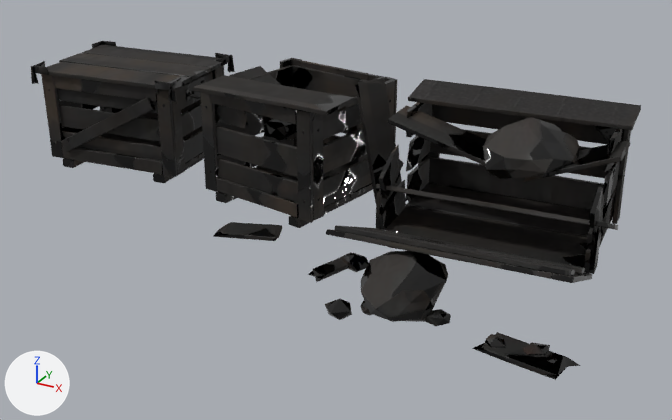
The glTF model render-output/b4-props/b4p_crate_set/b4p_crate_set.glb, before and after one commit.
Rendered twice from a 50 mm lens placed at (2.11, -3.31, 1.8), pointed at (0.26, 0.04, 0.12). The lights are fixed; the arrows at lower left show +X, +Y and +Z. The picture after the commit comes second. Vertices at exactly the same position are counted once.

Objects in the first picture: 'b4p_crate_set'.
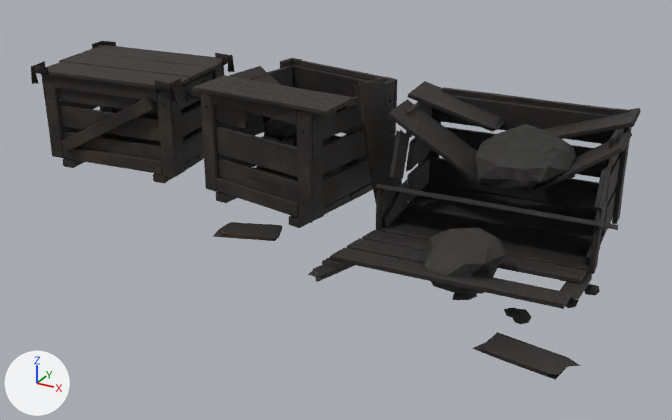
The newer file is also turned or shifted as a whole; pictures and numbers use the older file's frame.

Edits to the bpy script that builds the scene:
```text
Change me_b4p_crate_set:
    remove me_b4p_crate_set.from_pydata(...)  # 4789 vertices, 8890 faces; spans x -1.54..1.54, y -0.71..0.71, z 0.0..0.66
    add me_b4p_crate_set.from_pydata(...)  # 4293 vertices, 7974 faces; spans x -1.54..1.54, y -0.69..0.71, z 0.01..0.66
    me_b4p_crate_set part 1: the loose piece of 32 vertices spanning x 0.51..1.41, y -0.17..0.01, z 0.11..0.18 is scaled about its middle by (1, 1.06, 0.483), then moved by (0.0, -0.01, -0.02)
    me_b4p_crate_set part 2: the loose piece of 25 vertices spanning x 0.52..1.04, y -0.32..-0.16, z 0.17..0.24 is scaled about its middle by (1, 1.07, 0.479), then moved by (0.0, -0.03, -0.06)
    me_b4p_crate_set part 3: the loose piece of 32 vertices spanning x 0.53..1.43, y -0.47..-0.28, z 0.24..0.31 is scaled about its middle by (1, 1.07, 0.484), then moved by (0.0, -0.04, -0.09)
    me_b4p_crate_set part 4: the loose piece of 25 vertices spanning x 0.49..0.52, y -0.02..0.27, z 0.05..0.24 is multiplied about its middle by the matrix ((1.0, 0.0, 0.006), (0.0, 0.996, -0.084), (-0.006, 0.084, 0.996)), then moved by (0.0, 0.03, -0.02)
    me_b4p_crate_set part 5: the loose piece of 25 vertices spanning x 0.49..0.53, y -0.03..0.23, z 0.23..0.44 is multiplied about its middle by the matrix ((0.999, 0.017, 0.046), (0.017, 0.75, -0.661), (-0.046, 0.661, 0.749)), then moved by (-0.01, 0.1, 0.05)
    me_b4p_crate_set part 6: the loose piece of 25 vertices spanning x 1.37..1.4, y 0.03..0.27, z 0.23..0.41 is multiplied about its middle by the matrix ((0.999, 0.014, 0.042), (0.014, 0.794, -0.608), (-0.042, 0.608, 0.793)), then moved by (-0.01, 0.1, 0.06)
    me_b4p_crate_set part 7: the loose piece of 25 vertices spanning x 0.43..0.97, y 0.17..0.43, z 0.38..0.54 is multiplied about its middle by the matrix ((0.97, -0.002, 0.241), (-0.002, 1.0, 0.017), (-0.241, -0.017, 0.97)), then moved by (-0.02, 0.0, -0.03)
    me_b4p_crate_set part 8: the loose piece of 25 vertices spanning x 1.03..1.44, y 0.22..0.46, z 0.35..0.52 is scaled about its middle by (0.873, 0.999, 1.56), then moved by (0.02, 0.0, 0.0)
    me_b4p_crate_set part 9: the loose piece of 42 vertices spanning x 0.85..1.25, y 0.15..0.46, z 0.34..0.58 is moved by (-0.02, 0.0, -0.04)
    me_b4p_crate_set part 10: the loose piece of 42 vertices spanning x 0.68..1.02, y -0.66..-0.33, z 0.0..0.25 is scaled about its middle by 0.941, then moved by (0.16, 0.19, 0.06)
    me_b4p_crate_set part 11: the loose piece of 12 vertices spanning x 0.95..1.04, y -0.55..-0.46, z 0.02..0.08 is turned 27.6 degrees about the z axis through its middle and scaled by 0.721, then moved by (0.44, 0.5, -0.01)
    me_b4p_crate_set part 12: the loose piece of 12 vertices spanning x 0.6..0.71, y -0.71..-0.6, z 0.01..0.1 is scaled about its middle by (0.426, 0.533, 0.458), then moved by (0.56, 0.32, -0.01)
    me_b4p_crate_set part 13: the loose piece of 12 vertices spanning x 0.46..0.58, y -0.29..-0.19, z 0.0..0.09 is turned 125.1 degrees about the z axis through its middle and scaled by 0.547, then moved by (0.87, 0.09, 0.0)
    me_b4p_crate_set part 14: the loose piece of 12 vertices spanning x 1.2..1.29, y -0.61..-0.53, z 0.02..0.07 is turned 45.2 degrees about the z axis through its middle and scaled by 0.71, then moved by (-0.25, 0.46, 0.0)
    me_b4p_crate_set part 15: the loose piece of 12 vertices spanning x 1.33..1.43, y -0.61..-0.52, z 0.02..0.08 is copied, and the copy is moved by (-0.37, 0.29, 0.0); it spans x 0.96..1.06, y -0.32..-0.23, z 0.02..0.08
    me_b4p_crate_set part 16: the loose piece of 12 vertices spanning x 0.46..0.58, y -0.29..-0.19, z 0.0..0.09 is copied, and the copy is turned 28 degrees about the z axis through its middle and scaled by 0.766, then moved by (0.74, -0.09, 0.0); it spans x 1.22..1.29, y -0.37..-0.29, z 0.01..0.07
    me_b4p_crate_set part 17: a new loose piece of 25 vertices spanning x 1.36..1.39, y 0.14..0.36, z 0.1..0.32, in mat_b4p_crate_set_mat
    me_b4p_crate_set part 18: 21 loose pieces with 519 vertices, spanning x -1.49..1.39, y -0.6..0.7, z 0.01..0.3, are deleted
    me_b4p_crate_set part 19: 35 vertices moved from x 0.41..1.43, y -0.5..0.63, z 0.12..0.6 to x 0.42..1.44, y -0.54..0.63, z 0.1..0.59; 120 vertices removed from x 0.41..1.46, y -0.61..0.7, z 0.02..0.6; 94 vertices added at x 0.42..1.44, y -0.28..0.7, z 0.02..0.59
    me_b4p_crate_set part 20: 7019 kept faces spanning x -1.54..1.54, y -0.69..0.71, z 0.03..0.66 get new texture (UV) coordinates
```

Pixel boxes (x1, y1, x2, y2) of what changed, in the pictures (672 x 420 px; the box of a moved part takes in the faces that stretch with it):
part 1 of me_b4p_crate_set, moved or reshaped
    before: (365, 227, 587, 274)
    after: (362, 230, 586, 284)
part 2 of me_b4p_crate_set, moved or reshaped
    before: (351, 226, 477, 251)
    after: (347, 238, 424, 264)
part 3 of me_b4p_crate_set, moved or reshaped
    before: (334, 225, 575, 276)
    after: (330, 248, 571, 309)
part 4 of me_b4p_crate_set, moved or reshaped
    before: (379, 180, 406, 230)
    after: (381, 180, 408, 228)
part 5 of me_b4p_crate_set, moved or reshaped
    before: (378, 144, 404, 199)
    after: (389, 129, 410, 179)
part 6 of me_b4p_crate_set, moved or reshaped
    before: (589, 187, 604, 234)
    after: (594, 163, 612, 209)
part 7 of me_b4p_crate_set, moved or reshaped
    before: (387, 106, 486, 166)
    after: (387, 99, 490, 187)
part 8 of me_b4p_crate_set, moved or reshaped
    before: (523, 140, 631, 182)
    after: (531, 131, 632, 194)
part 9 of me_b4p_crate_set, moved or reshaped
    before: (483, 117, 579, 179)
    after: (476, 124, 576, 188)
part 10 of me_b4p_crate_set, moved or reshaped
    before: (361, 251, 448, 322)
    after: (423, 228, 505, 294)
part 11 of me_b4p_crate_set, moved or reshaped
    before: (425, 309, 451, 326)
    after: (585, 284, 600, 296)
part 12 of me_b4p_crate_set, moved or reshaped
    before: (325, 299, 352, 320)
    after: (504, 308, 517, 317)
part 13 of me_b4p_crate_set, moved or reshaped
    before: (342, 253, 369, 272)
    after: (565, 298, 579, 308)
part 14 of me_b4p_crate_set, moved or reshaped (not visible afterwards)
    before: (485, 334, 506, 348)
part 15 of me_b4p_crate_set, added
    after: (452, 293, 477, 300)
part 16 of me_b4p_crate_set, added
    after: (510, 308, 532, 324)
part 17 of me_b4p_crate_set, added
    after: (590, 201, 608, 244)
part 18 of me_b4p_crate_set, deleted
    before: (55, 141, 621, 316)
part 19 of me_b4p_crate_set, moved or reshaped
    before: (326, 79, 641, 355)
    after: (322, 81, 641, 299)
part 20 of me_b4p_crate_set, surface changed
    both: (31, 41, 631, 380)
